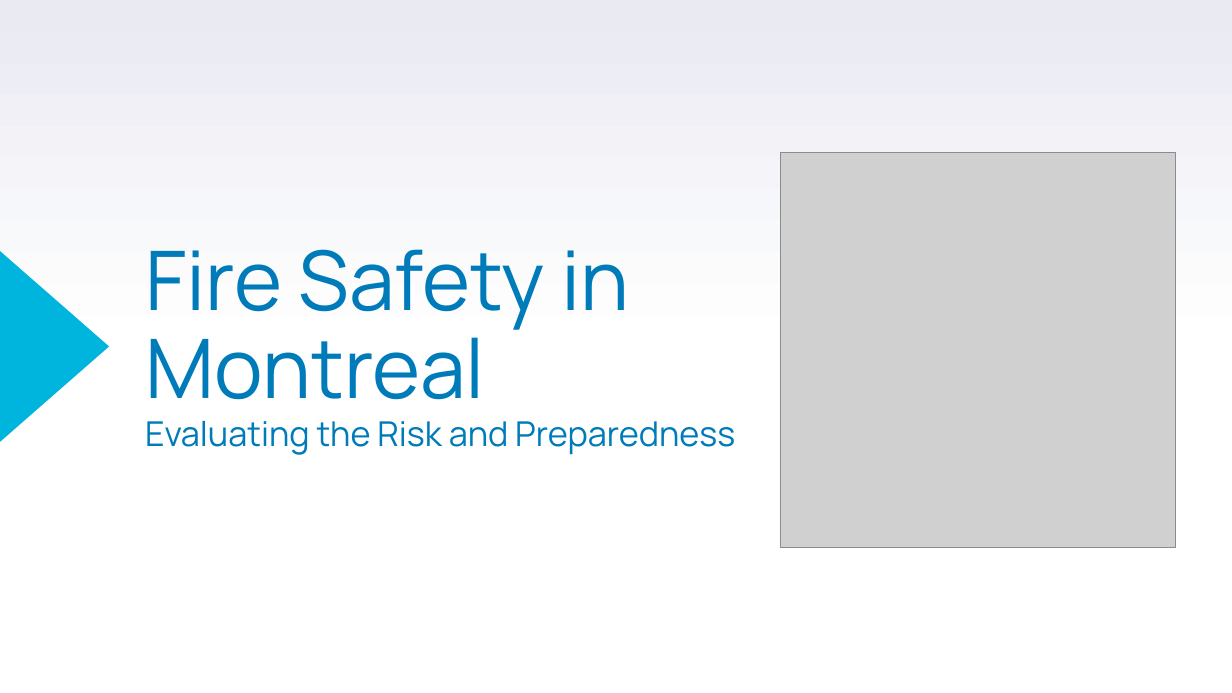
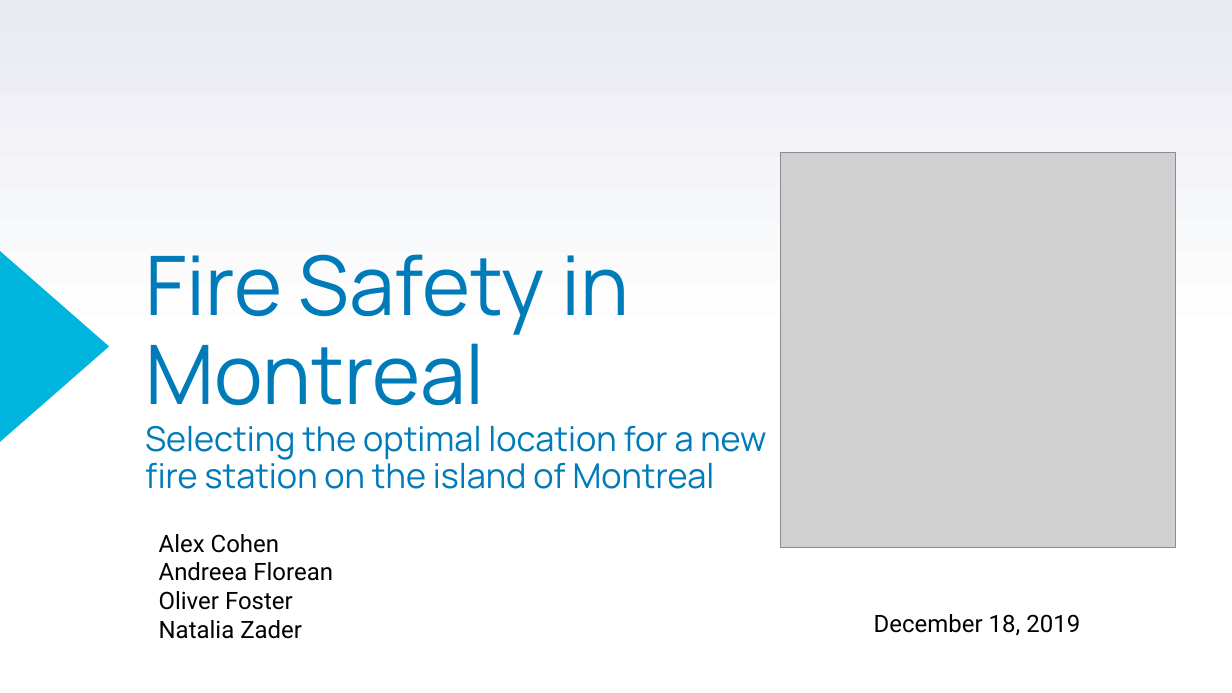
Before and after one commit to oliverfoster27/MontrealFireSafetyProject, a slide deck: slide 1 of presentation/Final Presentation.pptx. Drawn at 1232x693 pixels with LibreOffice and Linux fonts; fonts in the diff are those of the drawing; grey boxes stand for pictures. Boxes give left, top, right and bottom in pixels: in the first picture for what was removed or moved away, otherwise in the second. Text is boxed around its words. In the diff, an @@ line names an element or a change of style, - is before the commit and + after.

```diff
--- a/presentation/Final Presentation.pptx
+++ b/presentation/Final Presentation.pptx
@@ title at [145, 254, 766, 489]: text changed @@
-Fire Safety in Montreal
-Evaluating the Risk and Preparedness
+Fire Safety in Montreal
+Selecting the optimal location for a new fire station on the island of Montreal
@@ text added at [159, 534, 333, 639], 14 pt, text #000000 @@
+Alex Cohen
+Andreea Florean
+Oliver Foster
+Natalia Zader
@@ text added at [874, 614, 1080, 635], 14 pt, text #000000 @@
+December 18, 2019
```
Also in this commit, not shown: 3 other slides changed, 9 slides added, 27 slides removed, 1 other file.
